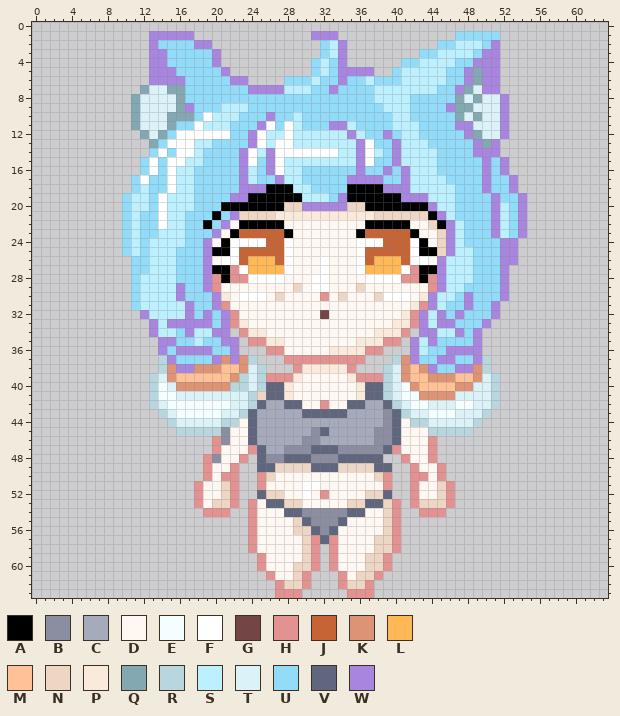
One commit to this pixel-art sprite: Sprites/Characters/Demi/Idle/Demi-Idle-Front-1.png. Above: the version before the commit.
The file is 64x64 pixels.
Palette (. is transparent): A #000000  B #8b8ea0  C #a6abbb  D #fff8f2  E #f4fdff  F #ffffff  G #734545  H #e39292  J #c66436  K #dd9375  L #ffb856  M #ffc297  N #edd6c3  P #f9eadc  Q #83a8b1  R #b7d6de  S #bcf0ff  T #dbf2f8  U #92dcf9  V #5f667d  W #a885de
Pixels before (only the part around the change), first column x 14:
 9 TTQWUUUSSSUUUUUUUUUUUUUUUSSSUUUUWQQTTTW.
10 TQQQUFSSSUUUWUUSUUUUUUUUUUSSUUUUUQTQTTW.
11 TQUUFSSSUUUWFUFSUUUWWSUUUUSSSUUUUWWTTTW.
12 QUFFFFFFUUWFSSFSSSSSSWSUUWUSSUUUUUWQTTW.
13 UFFFSSUUUUWFSFFSSSSSSSWFUUWSSSUUUUUWQW..
14 FUFFSUUUUWFSWFFFFFFFSSWFSUWSSSSUUUUWWW..
15 UFFSSUUUUWFUWFSSSSSSSSWFUUWSSSSUUUUUWUW.
16 UFSSUUUUUWSUWFSSUUUUUUWUUWUWSSSUUUUUWUW.
17 UFSSUUUUUWSUUWSSUUUUUWWWWUUWSSSSUUUUWUUW
18 UFSSUUUUUWWWAAASSUUUUAAAAWWWSSSSSUUUWUUW
19 FSSSUUUUWWAAAAAASSSUWAAAAAAWWWSSSUUUUWUU
20 FSSSUUUAAAAAAANNWWWWWNNAAAAAAAWSSUUUUWSU
21 FSSUUUAUWNNNNPPPPPPPPPPPNNNNNNAWSUUUUWSU
22 FSSUUAUWDAAAAADDDDDDDDDAAAAADDNAWSUUUWSU
23 SSSUUUWDAJJJJJADDDDDDDAJJJJJADDNWSUUUWSU
24 SSSUUWDAFFFFJJFDDDDDDDFFFJJJFADNWSUUUUWW
25 SSUUUWAAFJJJJJFDDDDDDDFJJJJJFAANWSSUUUWW
26 SSUUUWDFFJLLLJFDDDFDDDFJLLLJFFDWSSSUUUWW
27 SSUUUWAAHFLLLLFDDDFDDDFLLLLFHAAWSSSUUUW.
28 SSUUUWHAHHFFFFDDDFFDDDDFFFFHHAHWSSSUUUW.
29 SSWUUWHDDDDDDDDNDFFDDDNDDDDDDDHWSSUUUUW.
30 SSWUUUWPDFFFDNDDDDHDNDDDNFFFDPWSSUWUUUW.
31 SSSWUUWHDDDDDDDDDDDDDDDDDDDDPHWSUUWUUW..
32 SSSWUWUWHDDDDDDDDDGDDDDDDDDPHWSWUWUUUW..
33 SWWWWWUWHPDDDDDDDDDDDDDDDDPPHWSWWUUUW...
34 SSUWSSWW.HPPDDDDDDDDDDDDPPPH.WWSSWUW....
35 WWUUSUUWW.HHPPDDDDDDDDPPPHH.WSWUUUUW....
36 WUWWWWUUW...HHDDDDDPPPPHH...WSUUWWWW....
37 RWUUUUWKWKR...HHHHHHHHH...RKWUUWWUUWR...
38 RKWWKKKMMKTR...HPPPPPH...RTKMKWUUWWKR...
The result:
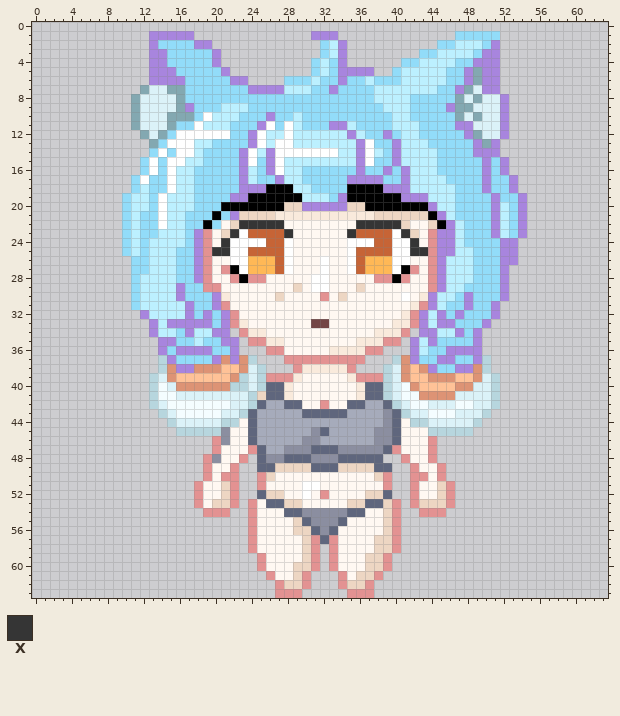
Colours new in this view: X #353535
Message: better face for front Demi
Change:
{"y":22,"x":21,"old":"WDAAAAA","new":"DNXXXXX"}
{"y":22,"x":36,"old":"DAAAAA","new":"XXXXXN"}
{"y":23,"x":18,"old":"UUWDAJ","new":"WHDNXF"}
{"y":23,"x":28,"old":"A","new":"X"}
{"y":23,"x":35,"old":"DA","new":"XJ"}
{"y":23,"x":40,"old":"JJA","new":"FXN"}
{"y":23,"x":44,"old":"DN","new":"HW"}
{"y":24,"x":18,"old":"UW","new":"WH"}
{"y":24,"x":21,"old":"A","new":"X"}
{"y":24,"x":35,"old":"D","new":"F"}
{"y":24,"x":38,"old":"F","new":"J"}
{"y":24,"x":40,"old":"JJFADN","new":"FFXDHW"}
{"y":25,"x":18,"old":"UWAA","new":"WHXX"}
{"y":25,"x":23,"old":"J","new":"F"}
{"y":25,"x":35,"old":"DF","new":"FJ"}
{"y":25,"x":40,"old":"JJFAAN","new":"FFXXHW"}
{"y":26,"x":18,"old":"UW","new":"WH"}
{"y":26,"x":21,"old":"F","new":"D"}
{"y":26,"x":23,"old":"J","new":"F"}
{"y":26,"x":35,"old":"DFJ","new":"FJL"}
{"y":26,"x":40,"old":"LJFFD","new":"FFDDH"}
{"y":27,"x":18,"old":"UWAAH","new":"WHDHA"}
{"y":27,"x":27,"old":"L","new":"J"}
{"y":27,"x":35,"old":"DF","new":"FJ"}
{"y":27,"x":40,"old":"LF","new":"FA"}
{"y":27,"x":43,"old":"AA","new":"DH"}
{"y":28,"x":18,"old":"UWHA","new":"WHDD"}
{"y":28,"x":23,"old":"HFFFF","new":"AHHDD"}
{"y":28,"x":37,"old":"FFFF","new":"DHHA"}
{"y":28,"x":42,"old":"HA","new":"DD"}
{"y":29,"x":19,"old":"W","new":"H"}
{"y":30,"x":23,"old":"FFF","new":"DDD"}
{"y":30,"x":38,"old":"NFF","new":"DDD"}
{"y":32,"x":32,"old":"G","new":"D"}
{"y":33,"x":31,"old":"DD","new":"GG"}
{"label":"changed","picture_box":[194,220,446,328]}
